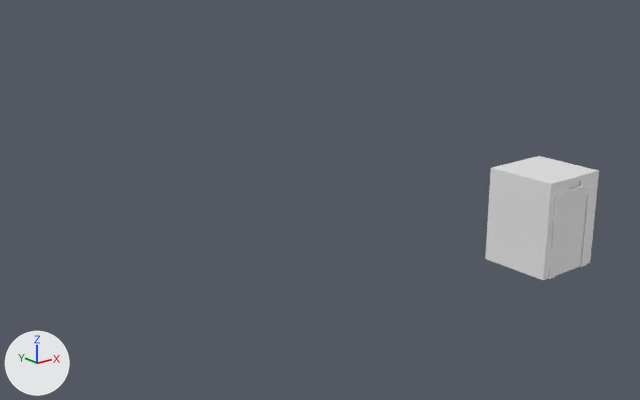
Renders of the FBX model Assets/ascensor100.fbx from each side of a commit.
Before and after are seen from a 50 mm lens placed at (-24.55, -17.13, 8.79), pointed at (-6.94, 4.88, -0.02). Every picture has the same lights, and +X, +Y and +Z are marked at lower left. Where no turn or scale is listed for an object, it has been applied to the vertices.
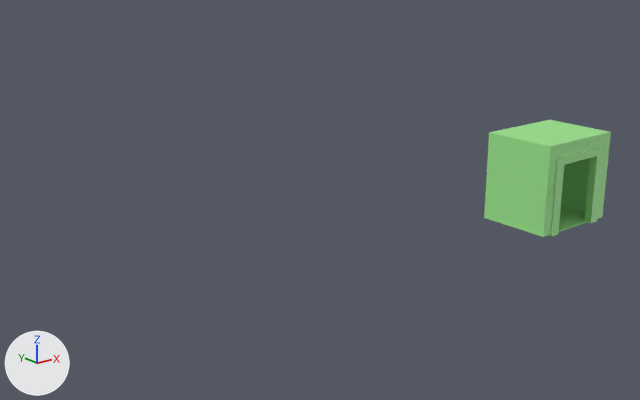
What differs and where, as boxes (x1, y1, x2, y2) in the pictures (640 x 400 px):
'Cube', recoloured, moved, rescaled (11% wider)
    before: (485, 156, 599, 280)
    after: (484, 120, 611, 237)
'Plane.002', recoloured, moved, rescaled (grey to green, 24% wider)
    before: (549, 184, 594, 279)
    after: (548, 147, 604, 237)
'puerte izq', deleted
    before: (567, 195, 587, 271)
'puerta dere', deleted
    before: (555, 199, 574, 276)
'Plane.003', deleted
    before: (547, 221, 553, 237)

What the commit changed:
Material 'Material.006' (mat_material_006) is new.
Its base color is (0.332, 0.8, 0.266) (green #9ce78d).
me_plane_011 has 28 vertices, 26 faces and spans x -1.03..1.03, y -1.62..1.33, z -0.21..0.0.
me_plane_011 now uses material mat_material_006 (green #9ce78d).
me_cube_011 has 152 vertices, 150 faces and spans x -1.22..1.22, y -1.0..1.0, z -1.0..2.39.
me_cube_011 now uses material mat_material_006 (green #9ce78d).
Object 'Plane.003' (ob_plane_003) is deleted.
Object 'puerte izq' (ob_puerte_izq) is deleted.
Object 'Plane.002' (ob_plane_002) moves from (0.01, 0.09, -1.41) to (0.15, 0.09, 0.01).
Object 'Plane.002' (ob_plane_002) is rescaled from (1.0, 1.0, 1.28) to (1.23, 0.909, 1.28).
Object 'puerta dere' (ob_puerta_dere) is deleted.
Object 'Cube' (ob_cube) moves from (0.02, 1.16, -1.74) to (0.16, 1.16, -0.23).
Object 'Cube' (ob_cube) is rescaled from (1.08, 1.28, 1.0) to (1.32, 1.28, 0.909).
